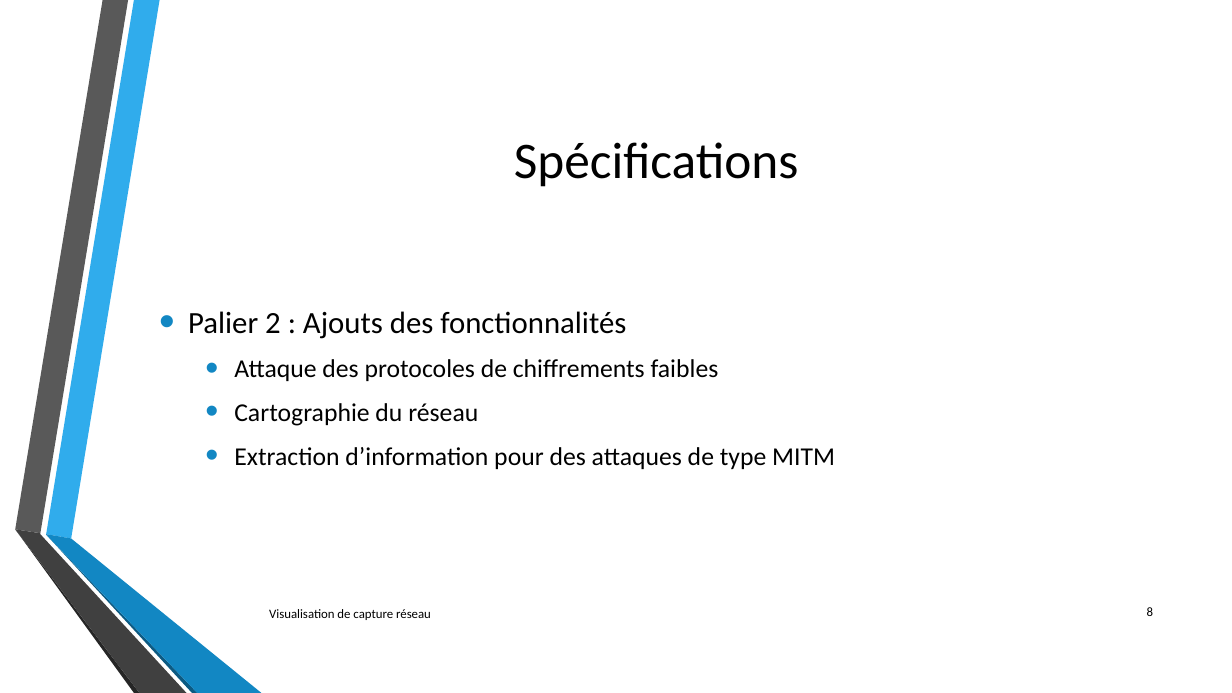
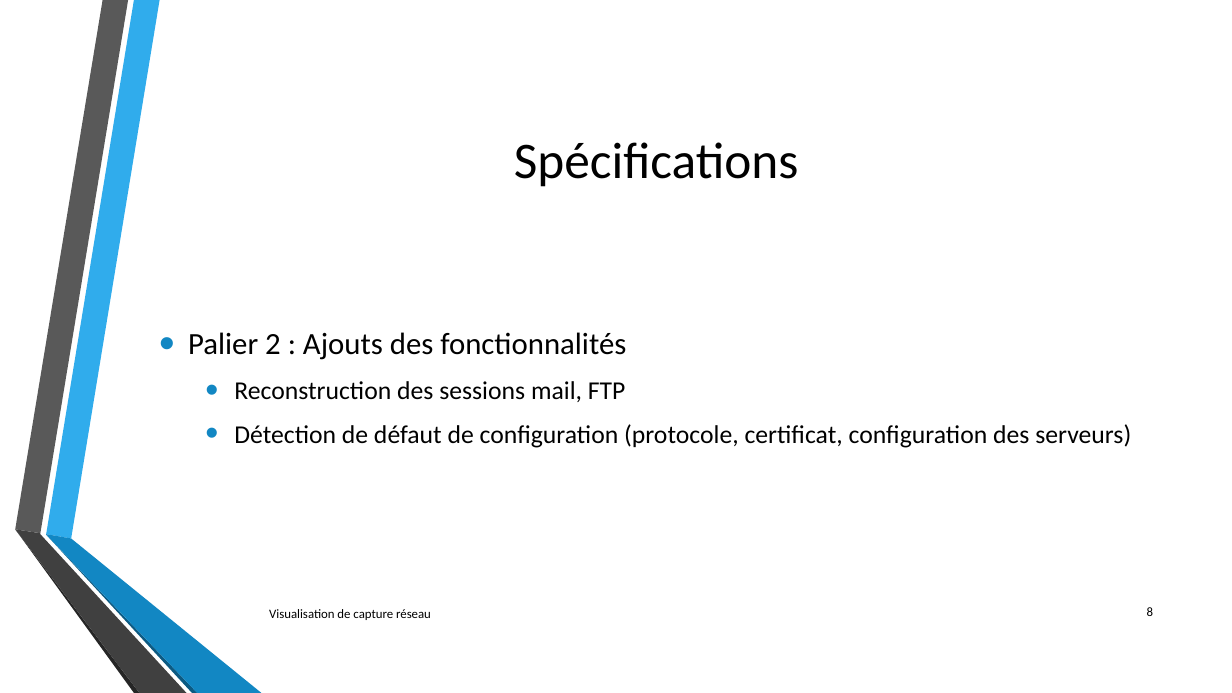
Before and after one commit to lechinoix/Pcap-visualization-project, a slide deck: slide 8 of Outils de visualisation de capture réseau.pptx. Drawn at 1232x693 pixels with LibreOffice and Linux fonts; fonts in the diff are those of the drawing; background and template pictures are left out. Boxes give left, top, right and bottom in pixels: in the first picture for what was removed or moved away, otherwise in the second. Text is boxed around its words. In the diff, an @@ line names an element or a change of style, - is before the commit and + after.

```diff
--- a/Outils de visualisation de capture réseau.pptx
+++ b/Outils de visualisation de capture réseau.pptx
@@ text at box(234, 381, 1131, 448): text changed @@
-  • Attaque des protocoles de chiffrements faibles
-  • Cartographie du réseau
-  • Extraction d’information pour des attaques de type MITM
+  • Reconstruction des sessions mail, FTP
+  • Détection de défaut de configuration (protocole, certificat, configuration des serveurs)
```
Also in this commit, not shown: 9 other slides changed, 4 slides added.
